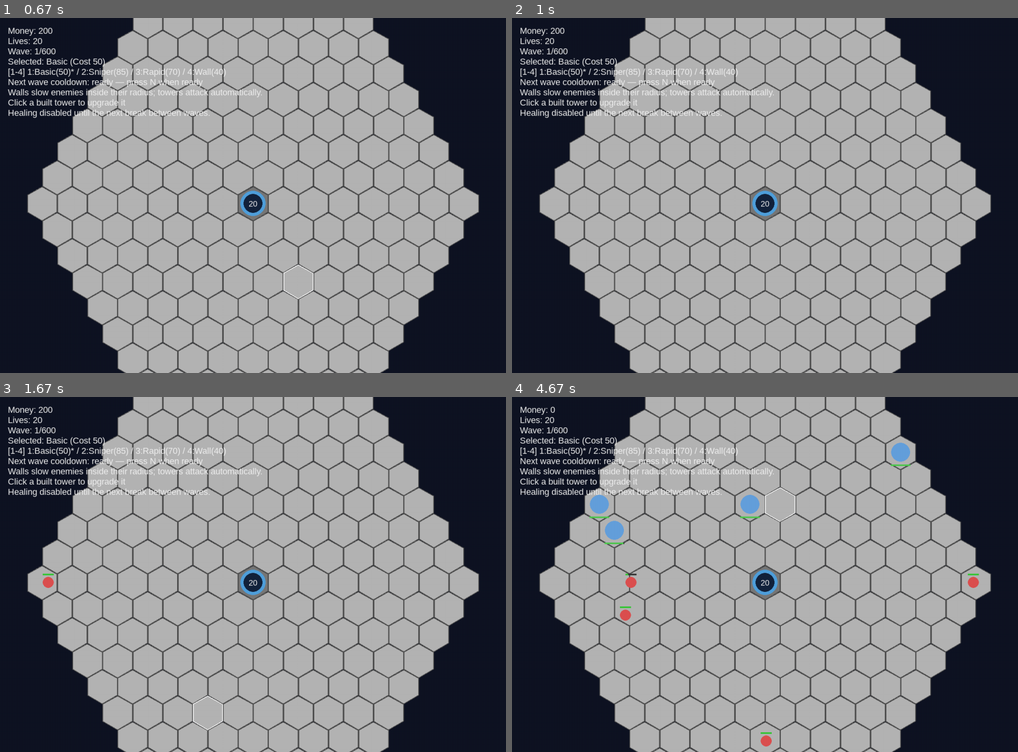
Above: before the commit, frames 1-4 (two rows, left to right).
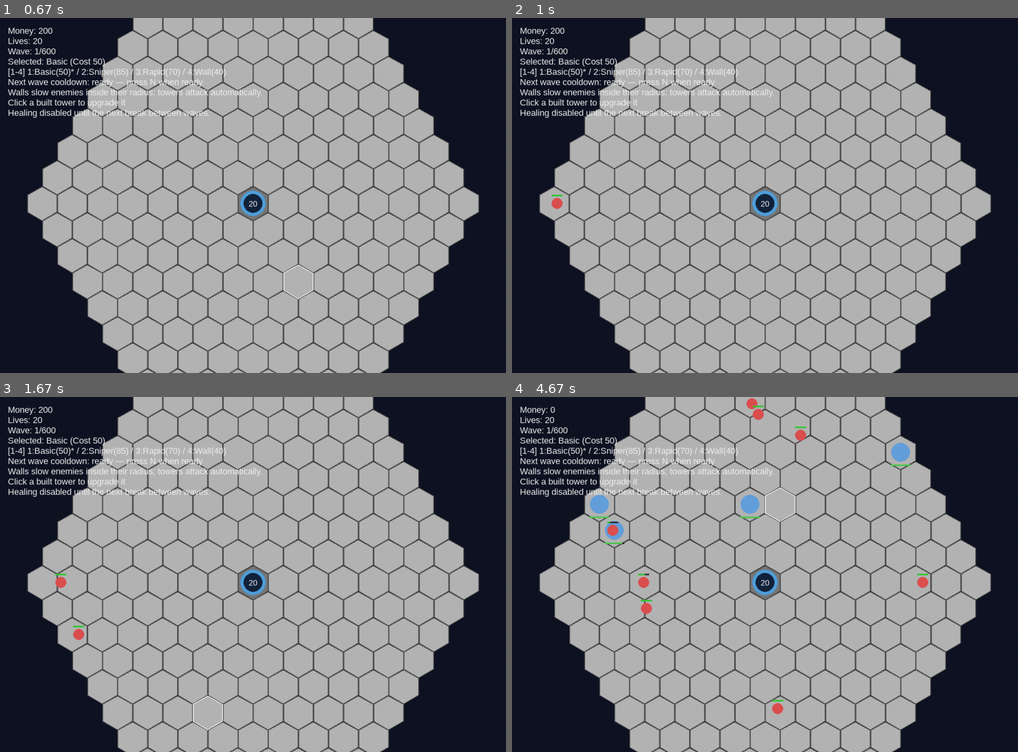
Above: after the commit, the same moments.

Repository: Ahnd6474/Programming2
Game: pygame game, started from Tower Defense/main.py
The game is run twice, just before and just after one commit, with the same random seed, the same clock (stepped at 60 frames per second) and the same inputs.
Inputs (mouse positions are in pixels of both pictures, inside the frame that each line leads up to):
- Up to frame 1 (0.67 s): press the mouse at (253, 216) at 0.37 s; move the mouse to (278, 245) at 0.47 s; release the mouse at (303, 273) at 0.6 s
- Up to frame 2 (1 s): press the mouse at (765, 216) at 0.7 s; move the mouse to (856, 270) at 0.8 s; release the mouse at (952, 319) at 0.93 s
- Up to frame 3 (1.67 s): tap 1 at 1 s; right-click (207, 698) at 1.38 s
- Up to frame 4 (4.67 s): hold Right 1.67-2.13 s; click (896, 439) at 1.75 s; hold Up 2.17-2.47 s; click (608, 528) at 2.25 s; hold Right 2.5-2.97 s; click (744, 489) at 2.58 s; tap Enter at 3 s; hold Left 3.33-3.87 s; click (603, 496) at 3.42 s; hold Down 3.9-4.2 s; click (689, 499) at 3.98 s; tap E at 4.05 s; hold Left 4.23-4.63 s; click (770, 507) at 4.32 s

Frame 1 is identical in both runs. In frame 2, less than 0.1% of the frame differs, in the area x 7-10%, y 49-54%; in frame 3, 0.2%; in frame 4, 0.8%, in the area x 18-93%, y 0-99%.

Commit message:
Increase wave challenge and update healing control

Diff:
--- a/Tower Defense/main.py
+++ b/Tower Defense/main.py
@@ -543,7 +543,15 @@
 
 
 class WaveManager:
-    def __init__(self, waves: List[WaveDefinition], cooldown_duration: float = 3.5):
+    def __init__(
+        self,
+        waves: List[WaveDefinition],
+        cooldown_duration: float = 3.5,
+        base_mob_cap: int = 20,
+        mob_cap_growth: int = 2,
+        base_spawn_rate_multiplier: float = 2.0,
+        spawn_rate_growth: float = 0.05,
+    ):
         self.waves = waves
         self.current_wave = -1
         self.time_since_last_spawn = 0.0
@@ -552,6 +560,12 @@
         self.spawned_in_entry = 0
         self.cooldown_duration = cooldown_duration
         self.cooldown_remaining = 0.0
+        self.base_mob_cap = base_mob_cap
+        self.mob_cap_growth = mob_cap_growth
+        self.base_spawn_rate_multiplier = base_spawn_rate_multiplier
+        self.spawn_rate_growth = spawn_rate_growth
+        self.current_mob_cap = base_mob_cap
+        self.current_spawn_rate_multiplier = base_spawn_rate_multiplier
 
     def start_next_wave(self) -> None:
         if self.active or self.cooldown_remaining > 0:
@@ -564,6 +578,9 @@
         self.time_since_last_spawn = 0.0
         self.cooldown_remaining = 0.0
         self.active = True
+        wave_number = self.current_wave + 1
+        self.current_mob_cap = self.base_mob_cap + self.mob_cap_growth * wave_number
+        self.current_spawn_rate_multiplier = self.base_spawn_rate_multiplier + self.spawn_rate_growth * wave_number
 
     def update(self, dt: float, game: "Game") -> None:
         if self.cooldown_remaining > 0 and not self.active:
@@ -579,7 +596,7 @@
                 self.spawned_in_entry = 0
                 self.time_since_last_spawn = 0.0
                 continue
-            if self.time_since_last_spawn >= entry.interval:
+            if self.time_since_last_spawn >= entry.interval / self.current_spawn_rate_multiplier:
                 self.spawn_enemy(game, entry)
                 self.time_since_last_spawn = 0.0
             break
@@ -589,6 +606,8 @@
                 self.cooldown_remaining = self.cooldown_duration
 
     def spawn_enemy(self, game: "Game", entry: WaveEntry) -> None:
+        if len(game.enemies) >= self.current_mob_cap:
+            return
         path = game.hex_map.path_from_border_to_base()
         if len(path) < 2:
             return
@@ -685,7 +704,7 @@
             "Building: click a tile or press Space/Enter to build the selected item.",
             "Navigation: move the selector with arrows, WASD, or Q/E diagonals.",
             "Numbers: change build type with 1-9. Click an existing tower to upgrade it.",
-            "Breaks: towers can be healed with H during wave breaks using coins.",
+            "Breaks: right-click a tower to heal it during wave breaks using coins.",
         ]
         self.intro_buttons = {
             "start": pygame.Rect(WIDTH // 2 - 170, HEIGHT // 2 + 20, 340, 70),
@@ -760,19 +779,20 @@
     def handle_gameplay_events(self, event: pygame.event.Event) -> None:
         if event.type == pygame.MOUSEMOTION:
             self.selected_tile = self.hex_map.get_tile_at_pixel(*event.pos)
-        elif event.type == pygame.MOUSEBUTTONDOWN and event.button == 1:
-            tile = self.hex_map.get_tile_at_pixel(*event.pos)
-            if tile:
-                self.selected_tile = tile
-                self.try_build_tower(tile)
+        elif event.type == pygame.MOUSEBUTTONDOWN:
+            if event.button == 1:
+                tile = self.hex_map.get_tile_at_pixel(*event.pos)
+                if tile:
+                    self.selected_tile = tile
+                    self.try_build_tower(tile)
+            elif event.button == 3:
+                self.try_heal_selected_tower()
         elif event.type == pygame.KEYDOWN:
             if event.key == pygame.K_n:
                 self.wave_manager.start_next_wave()
             elif event.key in (pygame.K_SPACE, pygame.K_RETURN):
                 if self.selected_tile:
                     self.try_build_tower(self.selected_tile)
-            elif event.key == pygame.K_h:
-                self.try_heal_selected_tower()
             elif pygame.K_1 <= event.key <= pygame.K_9:
                 index = event.key - pygame.K_1
                 if index < len(self.tower_keys):
@@ -917,7 +937,7 @@
             "ready" if self.wave_manager.cooldown_remaining <= 0 else f"{self.wave_manager.cooldown_remaining:0.1f}s"
         )
         upgrade_text = "Click a built tower to upgrade it"
-        heal_text = "Healing available only during breaks (H key)."
+        heal_text = "Healing available only during breaks (right-click)."
         if not self.can_heal_towers():
             heal_text = "Healing disabled until the next break between waves."
         if self.selected_tile and self.selected_tile.tower:
@@ -931,7 +951,9 @@
             missing_hp = tower.max_hp - tower.hp
             if missing_hp > 0:
                 heal_cost = self.heal_cost(tower)
-                heal_text = f"Heal (H) costs {heal_cost} to restore {missing_hp} HP during breaks"
+                heal_text = (
+                    f"Heal (right-click) costs {heal_cost} to restore {missing_hp} HP during breaks"
+                )
             else:
                 heal_text = "Tower is at full health"
         texts = [
